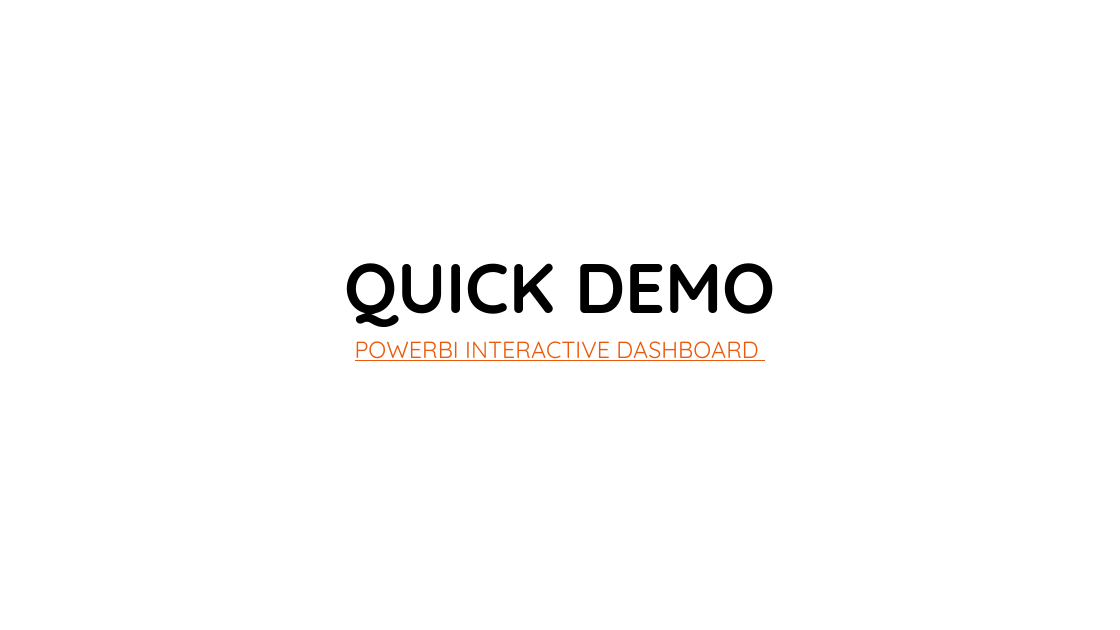
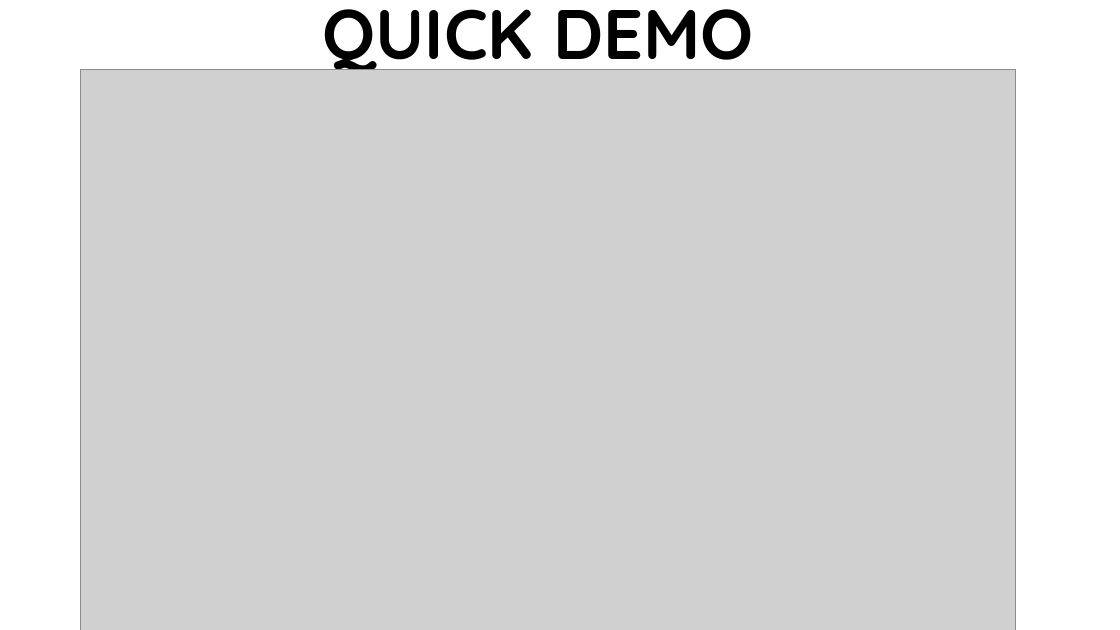
Before and after one commit to paschaldubem/MAKAIS-BUSINESS-DEVELOPMENT-OPERATIONS-ANALYSIS, a slide deck: slide 11 of MAKAIS BDD PRESENTATION.pptx. Drawn at 1120x630 pixels with LibreOffice and Linux fonts; fonts in the diff are those of the drawing; grey boxes stand for pictures; background and template pictures are left out. Boxes give left, top, right and bottom in pixels: in the first picture for what was removed or moved away, otherwise in the second. Text is boxed around its words. In the diff, an @@ line names an element or a change of style, - is before the commit and + after.

```diff
--- a/MAKAIS BDD PRESENTATION.pptx
+++ b/MAKAIS BDD PRESENTATION.pptx
@@ title "QUICK DEMO" rewrapped from <box>344,263,776,327</box> to <box>323,9,754,77</box> @@
@@ picture added at <box>81,69,1016,630</box> @@
@@ subtitle removed at <box>355,341,758,361</box> @@
-POWERBI INTERACTIVE DASHBOARD
```
